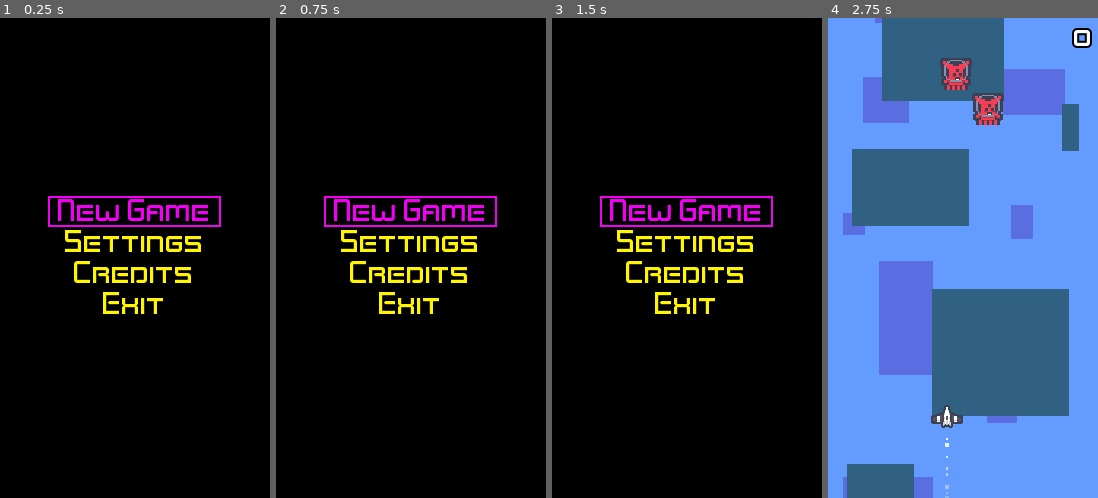
Above: before the commit, frames 1-4 (left to right).
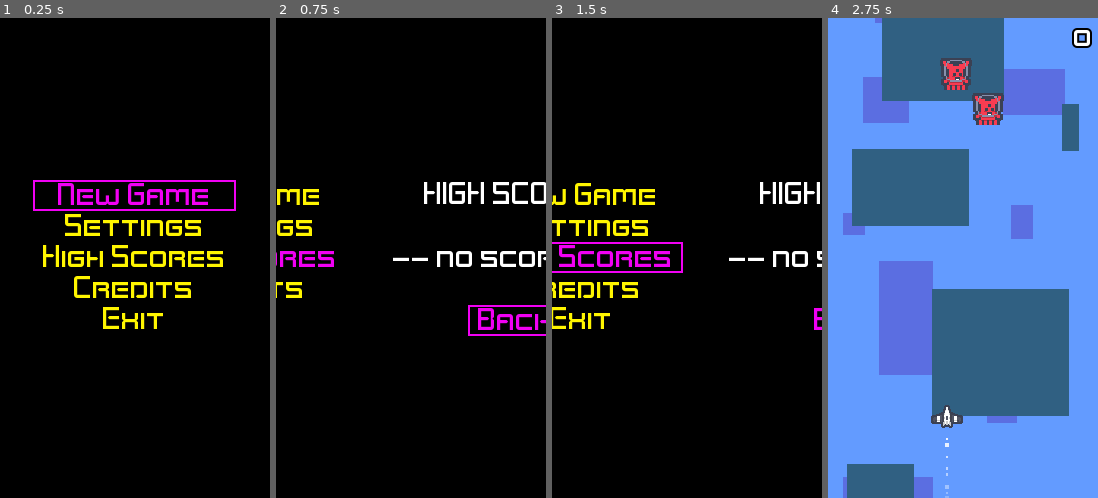
Above: after the commit, the same moments.

Repository: elektito/reverse-streak
Game: Godot game, scene res://MainMenu.tscn
Two runs of this game, one before a commit and one after it. Both use one fixed random seed, a clock stepped at 60 frames per second and the inputs below.
Inputs (mouse positions are in pixels of both pictures, inside the frame that each line leads up to):
- Up to frame 1 (0.25 s): no input
- Up to frame 2 (0.75 s): click (411, 258) at 0.5 s, where only the run after the commit has a clickable "High Scores"
- Up to frame 3 (1.5 s): click (687, 320) at 1.25 s, where only the run after the commit has a clickable "Back"
- Up to frame 4 (2.75 s): click "New Game" at 2 s

The runs differ from the first frame. In frame 1, 8.4% of the frame differs, in the area x 12-88%, y 33-65%; in frame 2, 8.0%; in frame 3, 8.6%, in the area x 0-100%, y 34-65%; in frame 4, nothing differs.

Commit message:
Add a simple high scores screen

Diff:
--- a/Game.gd
+++ b/Game.gd
@@ -115,6 +115,7 @@
 func _on_ship_died():
 	while get_tree().paused:
 		yield(get_tree().create_timer(1.0), "timeout")
+	Global.add_highscore(score)
 	get_tree().reload_current_scene()
 
 
--- a/Global.gd
+++ b/Global.gd
@@ -1,3 +1,55 @@
 extends Node2D
 
+const HIGHSCORES_FILE := 'user://highscores.json'
+const N_HIGHSCORES := 8
+
+var highscores := []
+
 onready var music = $music
+
+
+func _ready():
+	load_highscores()
+
+
+func read_json_file(filename):
+	var file = File.new()
+	if not file.file_exists(filename):
+		return null
+	file.open(filename, File.READ)
+	return parse_json(file.get_line())
+
+
+func write_json_file(filename, value):
+	var file = File.new()
+	file.open(filename, File.WRITE)
+	file.store_line(to_json(value))
+
+
+func load_highscores():
+	var value = read_json_file(HIGHSCORES_FILE)
+	if value != null:
+		highscores = value
+
+
+func add_highscore(score):
+	var record = {
+		'score': score,
+	}
+	if len(highscores) < N_HIGHSCORES:
+		highscores.append(record)
+		highscores.sort_custom(self, "_highscore_cmp_func")
+		write_json_file(HIGHSCORES_FILE, highscores)
+		return true
+	var lowest_highscore = highscores[-1]['score'] if len(highscores) > 0 else 0
+	if score < lowest_highscore:
+		return false
+	highscores.append(record)
+	highscores.sort_custom(self, "_highscore_cmp_func")
+	highscores = highscores.slice(0, N_HIGHSCORES)
+	write_json_file(HIGHSCORES_FILE, highscores)
+	return true
+
+
+func _highscore_cmp_func(a, b):
+	return a['score'] > b['score']
--- /dev/null
+++ b/Highscores.gd
@@ -0,0 +1,23 @@
+extends CenterContainer
+
+onready var first_focus = $vbox/back/margin/btn
+
+
+func _ready():
+	if Global.highscores:
+		$vbox/scores.get_child(0).queue_free()
+		for highscore in Global.highscores:
+			add_highscore_label(highscore['score'])
+
+
+func add_highscore_label(score):
+	var label = Label.new()
+	label.text = str(score)
+	label.align = Label.ALIGN_CENTER
+	label.theme = preload("res://Theme.tres")
+	$vbox/scores.add_child(label)
+
+
+func _on_back_btn_pressed():
+	var menu_screen = get_meta('menu_screen')
+	menu_screen.go_to_parent_menu()
--- /dev/null
+++ b/Highscores.tscn
@@ -0,0 +1,62 @@
+[gd_scene load_steps=3 format=2]
+
+[ext_resource path="res://Theme.tres" type="Theme" id=1]
+[ext_resource path="res://Highscores.gd" type="Script" id=2]
+
+[node name="Highscores" type="CenterContainer"]
+anchor_right = 1.0
+anchor_bottom = 1.0
+script = ExtResource( 2 )
+__meta__ = {
+"_edit_use_anchors_": false
+}
+
+[node name="vbox" type="VBoxContainer" parent="."]
+margin_left = 12.0
+margin_top = 163.0
+margin_right = 258.0
+margin_bottom = 316.0
+
+[node name="margin" type="MarginContainer" parent="vbox"]
+margin_right = 246.0
+margin_bottom = 59.0
+custom_constants/margin_bottom = 32
+
+[node name="label" type="Label" parent="vbox/margin"]
+margin_right = 246.0
+margin_bottom = 27.0
+theme = ExtResource( 1 )
+text = "HIGH SCORES"
+align = 1
+
+[node name="scores" type="VBoxContainer" parent="vbox"]
+margin_top = 63.0
+margin_right = 246.0
+margin_bottom = 90.0
+
+[node name="Label" type="Label" parent="vbox/scores"]
+margin_right = 246.0
+margin_bottom = 27.0
+theme = ExtResource( 1 )
+text = "-- no scores --"
+align = 1
+
+[node name="back" type="CenterContainer" parent="vbox"]
+margin_top = 94.0
+margin_right = 246.0
+margin_bottom = 153.0
+
+[node name="margin" type="MarginContainer" parent="vbox/back"]
+margin_left = 85.0
+margin_right = 161.0
+margin_bottom = 59.0
+custom_constants/margin_top = 32
+
+[node name="btn" type="Button" parent="vbox/back/margin"]
+margin_top = 32.0
+margin_right = 76.0
+margin_bottom = 59.0
+theme = ExtResource( 1 )
+text = "Back"
+
+[connection signal="pressed" from="vbox/back/margin/btn" to="." method="_on_back_btn_pressed"]
--- a/MainMenu.gd
+++ b/MainMenu.gd
@@ -67,6 +67,12 @@
 			]
 		},
 		{
+			'name': 'highscores',
+			'type': 'scene',
+			'title': 'High Scores',
+			'scene': 'res://Highscores.tscn',
+		},
+		{
 			'name': 'credits',
 			'type': 'scene',
 			'title': 'Credits',
